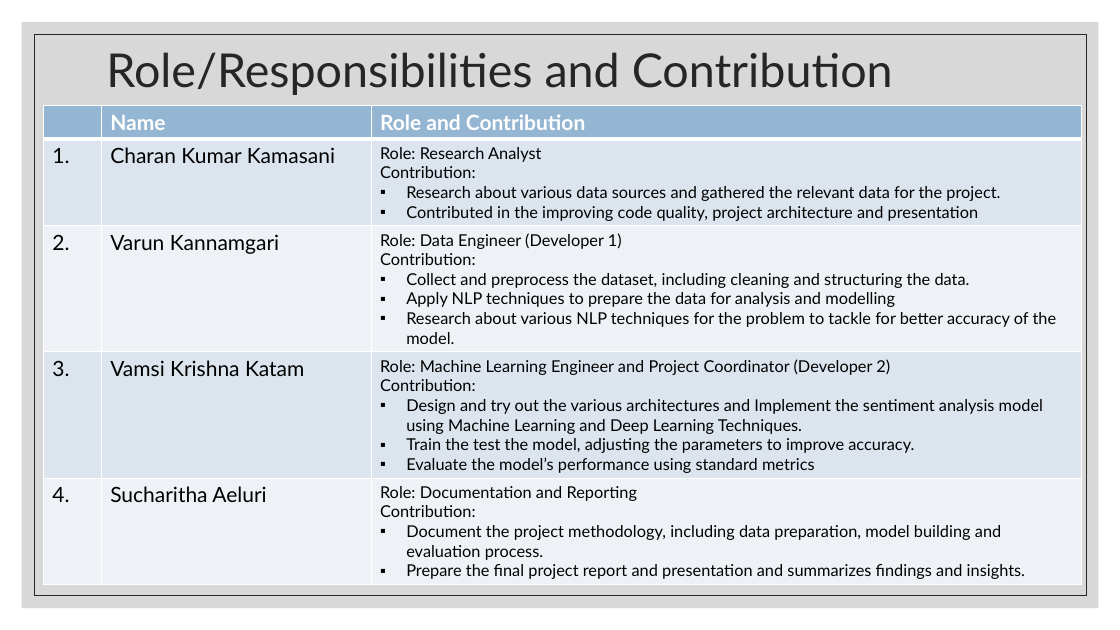
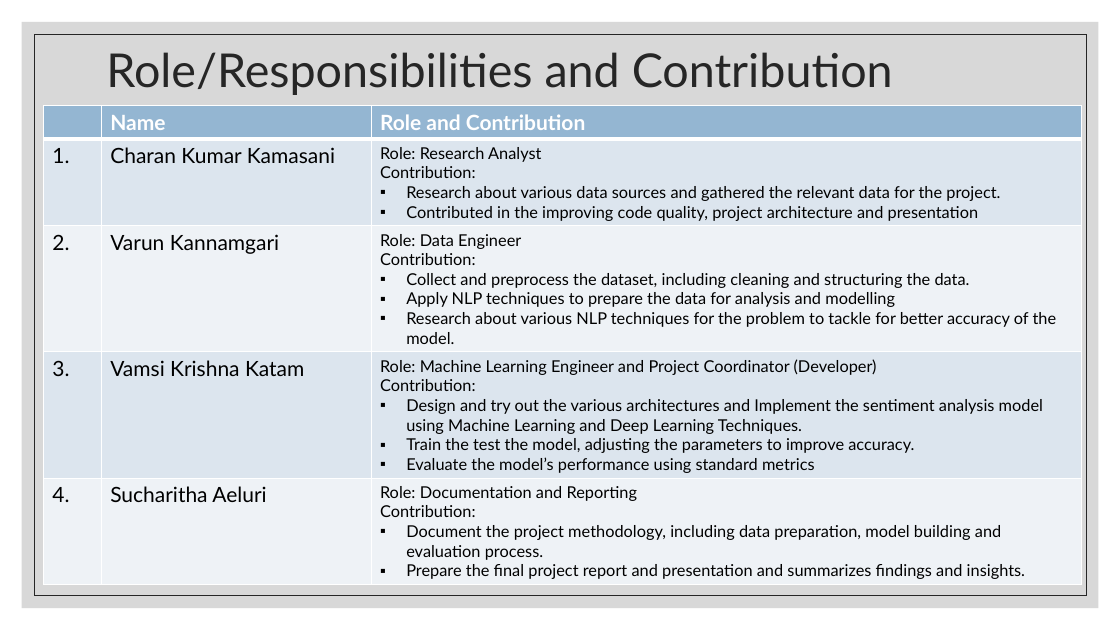
Before and after one commit to kvamsi7/mscs, a slide deck: slide 3 of CS5720-Neural Network and Deep Learning/NN_Final_Project/Documentation/Project Presentation.pptx. Drawn at 1120x630 pixels with LibreOffice and Linux fonts; fonts in the diff are those of the drawing. Boxes give left, top, right and bottom in pixels: in the first picture for what was removed or moved away, otherwise in the second. Text is boxed around its words. In the diff, an @@ line names an element or a change of style, - is before the commit and + after.

Commit message:
Add ppt

```diff
--- a/CS5720-Neural Network and Deep Learning/NN_Final_Project/Documentation/Project Presentation.pptx
+++ b/CS5720-Neural Network and Deep Learning/NN_Final_Project/Documentation/Project Presentation.pptx
@@ table at <box>44,105,1081,584</box> @@
-row 3, column 3: Role: Data Engineer (Developer 1) / Contribution: / Collect and preprocess the dataset, including cleaning and structuring the data. / Apply NLP techniques to prepare the data for analysis and modelling / Research about various NLP techniques for the problem to tackle for better accuracy of the model.
+row 3, column 3: Role: Data Engineer / Contribution: / Collect and preprocess the dataset, including cleaning and structuring the data. / Apply NLP techniques to prepare the data for analysis and modelling / Research about various NLP techniques for the problem to tackle for better accuracy of the model.
-row 4, column 3: Role: Machine Learning Engineer and Project Coordinator (Developer 2) / Contribution: / Design and try out the various architectures and Implement the sentiment analysis model using Machine Learning and Deep Learning Techniques. / Train the test the model, adjusting the parameters to improve accuracy. / Evaluate the model’s performance using standard metrics
+row 4, column 3: Role: Machine Learning Engineer and Project Coordinator (Developer) / Contribution: / Design and try out the various architectures and Implement the sentiment analysis model using Machine Learning and Deep Learning Techniques. / Train the test the model, adjusting the parameters to improve accuracy. / Evaluate the model’s performance using standard metrics
```
